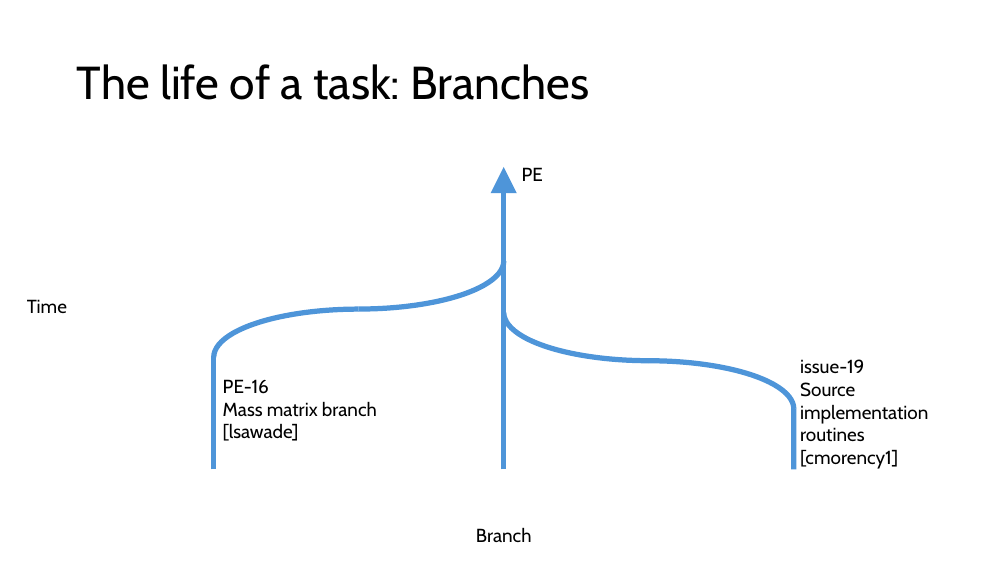
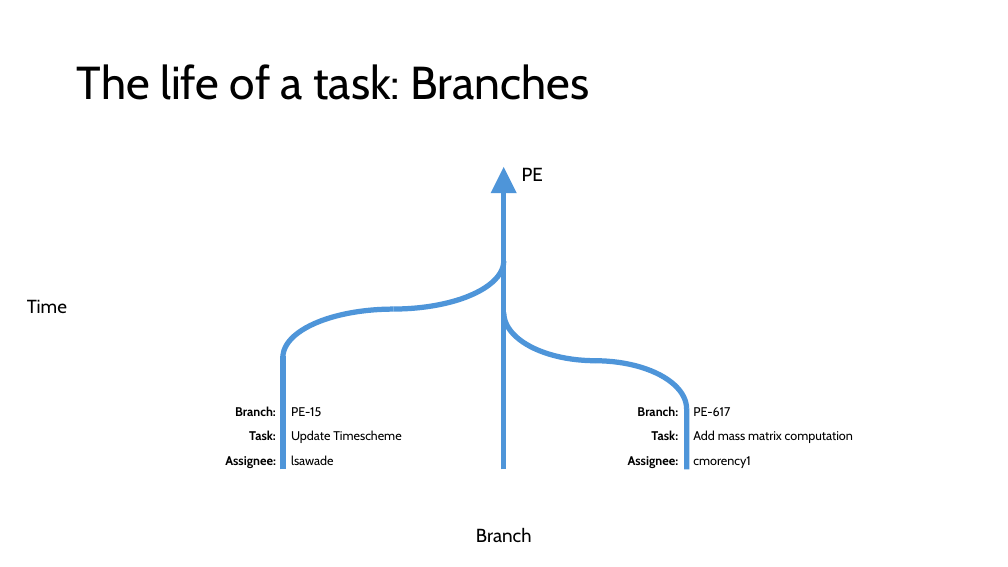
Before and after one commit to PrincetonUniversity/specfempp-notes, a slide deck: slide 11 of presentations/2025/03/Princeton_LLNL_Hackathon/Git_development_Workflow.pptx (slide 9 before the commit). Drawn at 1008x567 pixels with LibreOffice and Linux fonts; fonts in the diff are those of the drawing. Boxes give left, top, right and bottom in pixels: in the first picture for what was removed or moved away, otherwise in the second. Text is boxed around its words. In the diff, an @@ line names an element or a change of style, - is before the commit and + after.

Commit message:
Updated the presentation

```diff
--- a/presentations/2025/03/Princeton_LLNL_Hackathon/Git_development_Workflow.pptx
+++ b/presentations/2025/03/Princeton_LLNL_Hackathon/Git_development_Workflow.pptx
@@ arc (boxed as its full ellipse): place and size @@
-arc (boxed as its full ellipse) at box(214, 213, 504, 309)
+arc (boxed as its full ellipse) at box(283, 213, 504, 309)
@@ arc (boxed as its full ellipse): place and size @@
-arc (boxed as its full ellipse) at box(504, 265, 794, 361)
+arc (boxed as its full ellipse) at box(504, 265, 687, 361)
@@ arc (boxed as its full ellipse): place and size @@
-arc (boxed as its full ellipse) at box(214, 309, 504, 405)
+arc (boxed as its full ellipse) at box(283, 309, 504, 405)
@@ line moved from (214, 470) - (214, 355) to (283, 470) - (283, 355) @@
@@ text removed at box(800, 359, 928, 469) @@
-issue-19
-Source implementation routines
-[cmorency1]
@@ text removed at box(223, 379, 377, 441) @@
-PE-16
-Mass matrix branch
-[lsawade]
@@ arc (boxed as its full ellipse): place and size @@
-arc (boxed as its full ellipse) at box(504, 361, 794, 457)
+arc (boxed as its full ellipse) at box(504, 361, 687, 457)
@@ table added at box(208, 400, 422, 475), 3 rows, 2 columns @@
+Branch: | PE-15
+Task: | Update Timescheme
+Assignee: | lsawade
@@ table added at box(567, 400, 904, 475), 3 rows, 2 columns @@
+Branch: | PE-617
+Task: | Add mass matrix computation
+Assignee: | cmorency1
@@ line moved from (794, 470) - (794, 408) to (687, 470) - (687, 408) @@
```
Also in this commit, not shown: 6 other slides changed, 3 slides added, 1 slide removed.
